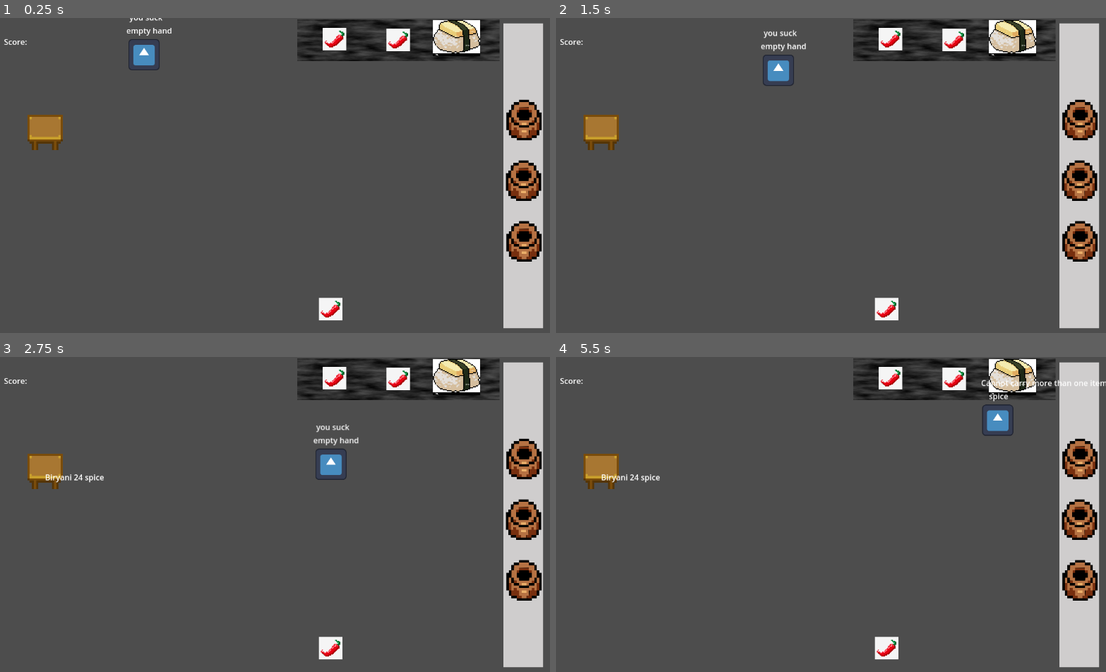
Above: before the commit, frames 1-4 (two rows, left to right).
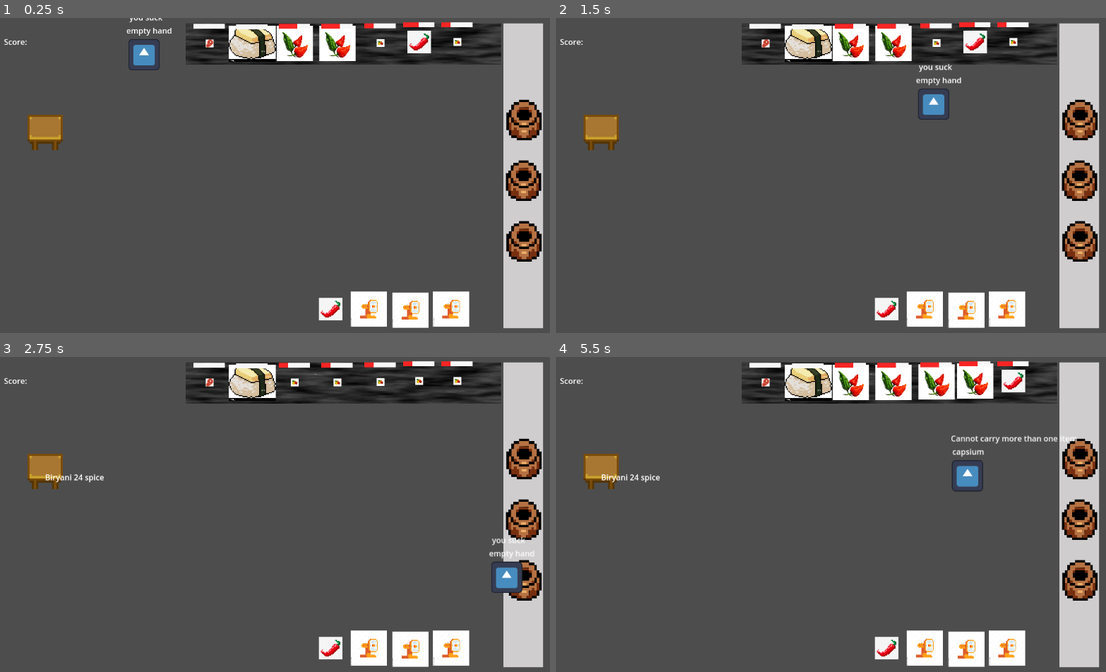
Above: after the commit, the same moments.

Repository: NirobNabil/iut_gamejam24
Game: Godot game, scene res://world.tscn
Two runs of this game, one before a commit and one after it. Both use one fixed random seed, a clock stepped at 60 frames per second and the inputs below. The engine's default icon, where the game draws it, is replaced by a stand-in: a white triangle on a blue panel in a dark square.
Inputs (mouse positions are in pixels of both pictures, inside the frame that each line leads up to):
- Up to frame 1 (0.25 s): no input
- Up to frame 2 (1.5 s): tap Enter at 0.5 s; move the mouse to (1062, 121) at 0.52 s; click (1062, 121) at 0.67 s; move the mouse to (1062, 181) at 1.27 s; click (1062, 181) at 1.42 s
- Up to frame 3 (2.75 s): move the mouse to (506, 580) at 2.02 s; click (506, 580) at 2.17 s
- Up to frame 4 (5.5 s): move the mouse to (891, 394) at 2.77 s; click (891, 394) at 2.92 s; move the mouse to (952, 394) at 3.52 s; click (952, 394) at 3.67 s; move the mouse to (1012, 391) at 4.27 s; click (1012, 391) at 4.42 s; move the mouse to (886, 634) at 5.02 s; click (886, 634) at 5.17 s

The runs differ from the first frame. In frame 1, 8.3% of the frame differs, in the area x 33-92%, y 0-99%; in frame 2, 9.0%; in frame 3, 8.7%; in frame 4, 9.8%, in the area x 33-100%, y 0-99%.

Commit message:
add fan

Diff:
--- a/ingredients/bombay_morich.tres
+++ b/ingredients/bombay_morich.tres
@@ -1,10 +1,10 @@
 [gd_resource type="Resource" script_class="ing_res" load_steps=3 format=3 uid="uid://cwo1lx1707wmc"]
 
 [ext_resource type="Script" path="res://scripts/ing_res.gd" id="1_wcavn"]
-[ext_resource type="Texture2D" uid="uid://coxfmtegxn82n" path="res://textures/spice.jpg" id="2_k23gv"]
+[ext_resource type="Texture2D" uid="uid://s27cwlu237du" path="res://textures/bombay_morich.jpeg" id="2_yhkqr"]
 
 [resource]
 script = ExtResource("1_wcavn")
-texture = ExtResource("2_k23gv")
-ing_name = "spice"
+texture = ExtResource("2_yhkqr")
+ing_name = "বম্বে মরিচ "
 spice_level = 60
--- a/ingredients/capsicum.tres
+++ b/ingredients/capsicum.tres
@@ -1,10 +1,10 @@
 [gd_resource type="Resource" script_class="ing_res" load_steps=3 format=3 uid="uid://d3kyoeq30qumd"]
 
 [ext_resource type="Script" path="res://scripts/ing_res.gd" id="1_qlp8h"]
-[ext_resource type="Texture2D" uid="uid://coxfmtegxn82n" path="res://textures/spice.jpg" id="2_pjwsi"]
+[ext_resource type="Texture2D" uid="uid://bb01nerxp4mk" path="res://textures/capsicum.jpeg" id="2_5hlbt"]
 
 [resource]
 script = ExtResource("1_qlp8h")
-texture = ExtResource("2_pjwsi")
-ing_name = "spice"
+texture = ExtResource("2_5hlbt")
+ing_name = "capsium"
 spice_level = 30
--- /dev/null
+++ b/prefabs/fan.tscn
@@ -0,0 +1,25 @@
+[gd_scene load_steps=4 format=3 uid="uid://5whx3uiu5mx3"]
+
+[ext_resource type="Script" path="res://scripts/fan.gd" id="1_2e7nc"]
+[ext_resource type="Texture2D" uid="uid://cp2e24kyh8ouh" path="res://textures/fan.jpg" id="2_gt48s"]
+
+[sub_resource type="RectangleShape2D" id="RectangleShape2D_2voae"]
+size = Vector2(62, 123)
+
+[node name="Fan" type="Node2D"]
+script = ExtResource("1_2e7nc")
+
+[node name="sprite" type="Sprite2D" parent="."]
+scale = Vector2(0.0738281, 0.071875)
+texture = ExtResource("2_gt48s")
+
+[node name="Area2D" type="Area2D" parent="."]
+
+[node name="CollisionShape2D" type="CollisionShape2D" parent="Area2D"]
+position = Vector2(1, -30)
+shape = SubResource("RectangleShape2D_2voae")
+
+[node name="Timer" type="Timer" parent="."]
+
+[connection signal="area_entered" from="Area2D" to="." method="_on_area_2d_area_entered"]
+[connection signal="input_event" from="Area2D" to="." method="_on_area_2d_input_event"]
--- a/prefabs/food.tscn
+++ b/prefabs/food.tscn
@@ -20,11 +20,24 @@
 position = Vector2(0, 31.5)
 shape = SubResource("RectangleShape2D_2voae")
 
-[node name="TextureProgressBar" type="TextureProgressBar" parent="."]
-offset_left = -42.0
-offset_top = -65.0
-offset_right = 226.0
-offset_bottom = -25.0
+[node name="HotnessBar" type="TextureProgressBar" parent="."]
+offset_left = -43.0
+offset_top = -81.0
+offset_right = 225.0
+offset_bottom = -41.0
+scale = Vector2(0.319999, 1)
+value = 50.0
+texture_under = ExtResource("4_s5uq2")
+texture_over = ExtResource("4_s5uq2")
+texture_progress = ExtResource("4_s5uq2")
+tint_over = Color(1, 0, 0, 0)
+tint_progress = Color(1, 0.00999999, 0.00999999, 1)
+
+[node name="SpiceLevelBar" type="TextureProgressBar" parent="."]
+offset_left = -43.0
+offset_top = -56.0
+offset_right = 225.0
+offset_bottom = -16.0
 scale = Vector2(0.319999, 1)
 value = 50.0
 texture_under = ExtResource("4_s5uq2")
--- a/prefabs/ingredient.tscn
+++ b/prefabs/ingredient.tscn
@@ -1,8 +1,9 @@
-[gd_scene load_steps=5 format=3 uid="uid://caosggfdfbvk4"]
+[gd_scene load_steps=6 format=3 uid="uid://caosggfdfbvk4"]
 
 [ext_resource type="Script" path="res://scripts/ingredient.gd" id="1_j6p1v"]
 [ext_resource type="Texture2D" uid="uid://2al3ke2am25m" path="res://textures/meat.png" id="2_d1mqo"]
 [ext_resource type="Texture2D" uid="uid://coxfmtegxn82n" path="res://textures/spice.jpg" id="3_y7na8"]
+[ext_resource type="Texture2D" uid="uid://bsnmva1farg28" path="res://textures/white.jpeg" id="4_0a7la"]
 
 [sub_resource type="RectangleShape2D" id="RectangleShape2D_2voae"]
 size = Vector2(62, 123)
@@ -23,5 +24,16 @@
 
 [node name="customer_table" type="StaticBody2D" parent="."]
 
+[node name="SpiceLevelIndicator" type="TextureProgressBar" parent="."]
+offset_left = -33.0
+offset_top = -40.0
+offset_right = 235.0
+scale = Vector2(0.239102, 0.599468)
+texture_under = ExtResource("4_0a7la")
+texture_over = ExtResource("4_0a7la")
+texture_progress = ExtResource("4_0a7la")
+tint_over = Color(1, 1, 1, 0)
+tint_progress = Color(1, 0.15, 0.15, 1)
+
 [connection signal="area_entered" from="Area2D" to="." method="_on_area_2d_area_entered"]
 [connection signal="input_event" from="Area2D" to="." method="_on_area_2d_input_event"]
--- a/scripts/bin.gd
+++ b/scripts/bin.gd
@@ -1,4 +1,6 @@
 extends Node2D
+
+class_name Bin
 
 signal entered_area(bin_node)
 signal selected_bin(bin_node)
--- /dev/null
+++ b/scripts/fan.gd
@@ -0,0 +1,52 @@
+extends Node2D
+
+class_name Fan
+
+signal entered_area(fan_node)
+signal selected_fan(fan_node)
+
+@export var texture: Texture2D
+var contains: Node2D = null
+
+const cooldown_time = 20.0
+
+# Called when the node enters the scene tree for the first time.
+func _ready():
+	#get_node("sprite").texture = texture
+	pass # Replace with function body.
+
+
+# Called every frame. 'delta' is the elapsed time since the previous frame.
+func _process(delta):
+	if contains != null:
+		contains.set_hotness( max( 0, contains.hotness - calc_hotness_delta(delta) ) )
+	pass
+
+
+func calc_hotness_delta(time_delta):
+	return time_delta * ( 100 / cooldown_time )
+
+func put_food(item: Food):
+
+	if contains == null:
+		print(item.spice_level)
+		contains = item
+		contains.enable_everything()
+		contains.disable_area2d()
+		add_child(contains)
+		return "success"
+	return "cannot cool multiple items"
+
+func pickup_food():
+	var food:Food = contains
+	contains = null
+	remove_child(food)
+	return food
+
+
+func _on_area_2d_area_entered(area):
+	entered_area.emit(self)
+
+func _on_area_2d_input_event(viewport, event, shape_idx):
+	if event.is_pressed():
+		selected_fan.emit(self)
--- a/scripts/food.gd
+++ b/scripts/food.gd
@@ -1,7 +1,9 @@
 extends Node2D
 
-var spice_level: int = 0
-var hotness: int = 0
+class_name Food
+
+var spice_level: float = 0
+var hotness: float = 0
 
 var obj_name = "cooked_food"
 var obj_type = "food"
@@ -11,6 +13,26 @@
 	pass # Replace with function body.
 
 
+func set_spice_level(lvl: float):
+	spice_level = lvl
+	$SpiceLevelBar.value = lvl
+
+func set_hotness(lvl: float):
+	hotness = lvl
+	$HotnessBar.value = lvl
+
+func disable_area2d():
+	$Area2D.monitorable = false
+	$Area2D.monitoring = false
+
+func disable_visibility():
+	visible = false
+
+func enable_everything():
+	visible = true
+	$Area2D.monitorable = true
+	$Area2D.monitoring = true
+
 # Called every frame. 'delta' is the elapsed time since the previous frame.
 func _process(delta):
 	pass
--- a/scripts/ingredient.gd
+++ b/scripts/ingredient.gd
@@ -1,4 +1,6 @@
 extends Node2D
+
+class_name Ing
 
 signal entered_area(ing_node)
 signal selected_ing(ing_node)
@@ -19,7 +21,18 @@
 	ing_name = res.ing_name
 	obj_name = ing_name ## bad naming fix later
 	spice_level = res.spice_level
+	$SpiceLevelIndicator.value = spice_level
 	get_node("sprite").texture = res.texture
+
+
+func clone():
+	var clone = self.duplicate()
+	clone.ing_name = self.ing_name
+	clone.obj_name = self.obj_name
+	clone.texture = self.texture
+	clone.spice_level = self.spice_level
+
+	return clone
 
 # Called every frame. 'delta' is the elapsed time since the previous frame.
 func _process(delta):
--- a/scripts/ingredient_table.gd
+++ b/scripts/ingredient_table.gd
@@ -15,10 +15,26 @@
 # Called when the node enters the scene tree for the first time.
 func _ready():
 
-	for i in range(ing_markers.size()):
-		create_ing(ing_markers[i], ing_resources[rng.randi_range(0, ing_resources.size()-1)])
+	create_ing( ing_markers[0], ing_resources[0] )
+	create_ing( ing_markers[1], ing_resources[1] )
+
+	generate_ingredients()
 
 	pass # Replace with function body.
+
+func generate_ingredients():
+	for i in range(2, ing_markers.size()):
+		create_ing( ing_markers[i], ing_resources[ rng.randi_range(2, ing_resources.size()-1) ] )
+
+
+func regenerate_ingredients():
+	for node in get_children():
+		if node is Ing:
+			if node.ing_name == "rice" || node.ing_name == "meat":
+				continue
+			node.visible = false
+			node.queue_free()
+	generate_ingredients()
 
 func create_ing(marker: Marker2D, res: ing_res):
 	var ing_prefab = preload("res://prefabs/ingredient.tscn")
@@ -44,3 +60,8 @@
 # Called every frame. 'delta' is the elapsed time since the previous frame.
 func _process(delta):
 	pass
+
+
+func _on_ingredients_regenerate_timer_timeout():
+	print("Regenerate tiemout")
+	regenerate_ingredients()
--- a/scripts/manager.gd
+++ b/scripts/manager.gd
@@ -1,4 +1,5 @@
 extends Node2D
+
 
 var target: Node2D
 var target_reached: bool
@@ -18,18 +19,19 @@
 		target_reached = false
 
 func handle_target_reached():
-	print(target.obj_type)
-	if target.obj_type == "ing":
+	if target is Ing:
 		handle_ing_action(target)
-	elif target.obj_type == "pot":
+	elif target is Pot:
 		handle_pot_action(target)
-	elif target.obj_type == "bin":
+	elif target is Bin:
 		handle_bin_action(target)
-	elif target.obj_type == "table":
+	elif target is Table:
 		handle_table_action(target)
+	elif target is Fan:
+		handle_fan_action(target)
 
 
-func handle_pot_action(pot):
+func handle_pot_action(pot: Pot):
 	if $Player.carrying != null:
 		var status = pot.addIng($Player.carrying)
 		if status == "success":
@@ -44,24 +46,50 @@
 
 
 ## this func is a mess
-func handle_table_action(table):
+func handle_table_action(table: Table):
 	var obj = $Player.carrying
 	if obj != null and obj.obj_type != "food":
 		$Player.set_info("Only cooked food can be served")
 		return
 	var status: String = $Player.drop_obj()
-	print(status)
 	if status != "success":
 		$Player.set_info(status)
 		return
 	status = table.put_food(obj)
 
-func handle_ing_action(ing):
-	var status: String = $Player.carry_obj(ing)
+func handle_fan_action(fan: Fan):
+	print("came fan action")
+	var obj = $Player.carrying
+	if obj == null:
+		var food: Food = fan.pickup_food()
+		if food != null:
+			$Player.carry_obj(food)
+			return
+
+		$Player.set_info("Nothing to cool")
+		return
+	elif not obj is Food:
+		$Player.set_info("Only cooked food can be cooled")
+		return
+
+	var status: String = fan.put_food(obj)
+	print(status)
+	if status != "success":
+		$Player.set_info(status)
+		return
+	status = $Player.drop_obj()
+	if status != "success":
+		###TODO: undo put food
+		$Player.set_info(status)
+		return
+
+
+func handle_ing_action(ing: Ing):
+	var status: String = $Player.carry_obj(ing.clone())
 	if status != "success":
 		$Player.set_info(status)
 
-func handle_bin_action(bin):
+func handle_bin_action(bin: Bin):
 	var status = $Player.drop_obj()
 	if status != "success":
 		$Player.set_info( status )
@@ -91,6 +119,8 @@
 func _on_table_area_entered(table_node):
 	check_and_set_reached(table_node)
 
+func _on_fan_entered_area(fan_node):
+	check_and_set_reached(fan_node)
 
 
 
@@ -106,6 +136,9 @@
 func _on_table_selected(table_node):
 	set_target(table_node)
 
+func _on_fan_selected_fan(fan_node):
+	set_target(fan_node)
+
 
 
 func _on_table_score_obtained(score):
--- a/scripts/player_nav.gd
+++ b/scripts/player_nav.gd
@@ -1,7 +1,7 @@
 extends CharacterBody2D
 
 
-@export var movement_speed: float = 200
+@export var movement_speed: float = 600
 @export var navigation_agent: NavigationAgent2D
 
 var movement_target: Vector2
@@ -10,12 +10,11 @@
 	if event is InputEventMouseButton:
 		movement_target = event.position
 		navigation_agent.set_target_position(movement_target)
-		print("mouse event: ", movement_target)
 
 # Called when the node enters the scene tree for the first time.
 func _ready():
-	navigation_agent.set_path_desired_distance(4.0)
-	navigation_agent.set_target_desired_distance(4.0)
+	navigation_agent.set_path_desired_distance(15.0)
+	navigation_agent.set_target_desired_distance(15.0)
 	navigation_agent.velocity_computed.connect(Callable(_on_velocity_computed))
 
 	#call_deferred("actor_setup")
@@ -66,6 +65,7 @@
 func carry_obj(obj):
 	if carrying == null:
 		carrying = obj
+		print(carrying)
 		return "success"
 	else:
 		return "Cannot carry more than one item"
--- a/scripts/pot.gd
+++ b/scripts/pot.gd
@@ -1,4 +1,6 @@
 extends Node2D
+
+class_name Pot
 
 signal area_entered(pot_node)
 signal selected(pot_node)
@@ -9,12 +11,12 @@
 @export var cooking_texture: Texture2D
 @export var idle_texture: Texture2D
 
-const cooking_time: float = 5.0
+const cooking_time: float = 1.0
 
-var contains: Array[Node2D]
+var contains: Array[Ing]
 var isCooking: bool = false
 var isCooked: bool = false
-var cookedFood: Node2D = null
+var cookedFood: Food = null
 
 # Called when the node enters the scene tree for the first time.
 func _ready():
@@ -43,23 +45,18 @@
 	$Timer.start(cooking_time)
 	$sprite.texture = cooking_texture
 
-func check_ing_already_exists(ing_node):
-	for ing in contains:
-		if ing.ing_name == ing_node.ing_name:
-			return true
-	return false
 
 func set_food_ready():
 	if cookedFood != null:
 		return
-	var food = load("res://prefabs/food.tscn").instantiate()
-	food.visible = false
-	food.hotness = 100
+	var food: Food = load("res://prefabs/food.tscn").instantiate()
+	food.set_hotness(100)
+	food.disable_area2d()
 	for ing in contains:
-		food.spice_level += ing.spice_level
+		food.set_spice_level( food.spice_level + ing.spice_level )
 	cookedFood = food
 	print(cookedFood)
-	#add_child(cookedFood)  ### adding child will cause area entered singgnal to be fired
+	add_child(cookedFood)
 	$StatusLabel.text = "food ready"
 	#$sprite.texture = idle_texture
 
@@ -72,12 +69,20 @@
 func pickup_food():
 	var food = cookedFood
 	cookedFood = null
+	remove_child(food)
 	$StatusLabel.text = ""
 	stop_cooking()
 	return food
 
 
 #### handle ingredient adding
+
+
+func check_ing_already_exists(ing_node):
+	for ing in contains:
+		if ing.ing_name == ing_node.ing_name:
+			return true
+	return false
 
 func update_ingredient_effects():
 	print("Ingredients in pot: ", contains)
@@ -106,8 +111,8 @@
 
 func addIng(ing_node):
 	var status: String;
-	if ing_node.obj_type != "ing":
-		return "Cannot put food inside pot"
+	if not ing_node is Ing:
+		return "Can only put ingredients inside pot"
 	if check_if_base(ing_node):
 		status = addBase(ing_node)
 	else:
--- a/scripts/table.gd
+++ b/scripts/table.gd
@@ -1,4 +1,6 @@
 extends Node2D
+
+class_name Table
 
 signal area_entered(table_node)
 signal selected(table_node)
--- a/world.tscn
+++ b/world.tscn
@@ -7,8 +7,11 @@
 [ext_resource type="Resource" uid="uid://cjyo80ax6drxa" path="res://ingredients/meat.tres" id="3_hxumr"]
 [ext_resource type="Resource" uid="uid://cgkms73isshce" path="res://ingredients/spice.tres" id="4_j7ncp"]
 [ext_resource type="Resource" uid="uid://c0wfrh56s7y20" path="res://ingredients/rice.tres" id="5_nk6uk"]
+[ext_resource type="Resource" uid="uid://cwo1lx1707wmc" path="res://ingredients/bombay_morich.tres" id="7_gq7pb"]
+[ext_resource type="Resource" uid="uid://d3kyoeq30qumd" path="res://ingredients/capsicum.tres" id="8_71v2x"]
 [ext_resource type="PackedScene" uid="uid://bidorsyujnfjp" path="res://prefabs/bin.tscn" id="8_efiyb"]
 [ext_resource type="PackedScene" uid="uid://dc4tpqo3jmxc1" path="res://prefabs/table.tscn" id="9_gsfln"]
+[ext_resource type="PackedScene" uid="uid://5whx3uiu5mx3" path="res://prefabs/fan.tscn" id="12_mu1qa"]
 
 [sub_resource type="NavigationPolygon" id="NavigationPolygon_i37kf"]
 vertices = PackedVector2Array(1138, 632, 11, 632, 11, 11, 1139, 11)
@@ -17,7 +20,7 @@
 source_geometry_group_name = &"navigation_polygon_source_group"
 
 [sub_resource type="RectangleShape2D" id="RectangleShape2D_x3oct"]
-size = Vector2(103, 646)
+size = Vector2(657.5, 95)
 
 [sub_resource type="Gradient" id="Gradient_f2kyo"]
 offsets = PackedFloat32Array(0, 0.987013, 1)
@@ -64,27 +67,44 @@
 
 [node name="ingredient_table" type="StaticBody2D" parent="." node_paths=PackedStringArray("ing_markers")]
 script = ExtResource("2_i2qm7")
-ing_markers = [NodePath("ing1_pos"), NodePath("ing2_pos"), NodePath("ing3_pos")]
-ing_resources = Array[Resource("res://scripts/ing_res.gd")]([ExtResource("3_hxumr"), ExtResource("4_j7ncp"), ExtResource("5_nk6uk")])
+ing_markers = [NodePath("pos_markers/0"), NodePath("pos_markers/1"), NodePath("pos_markers/2"), NodePath("pos_markers/3"), NodePath("pos_markers/4"), NodePath("pos_markers/5"), NodePath("pos_markers/6")]
+ing_resources = Array[Resource("res://scripts/ing_res.gd")]([ExtResource("3_hxumr"), ExtResource("5_nk6uk"), ExtResource("4_j7ncp"), ExtResource("7_gq7pb"), ExtResource("8_71v2x")])
 
 [node name="CollisionShape2D" type="CollisionShape2D" parent="ingredient_table"]
-visible = false
-position = Vector2(1100, 325)
+position = Vector2(727.25, 52.5)
 shape = SubResource("RectangleShape2D_x3oct")
 
 [node name="Sprite2D" type="Sprite2D" parent="ingredient_table"]
-position = Vector2(842.75, 45.75)
-scale = Vector2(0.805664, 0.165039)
+position = Vector2(730, 53)
+scale = Vector2(1.25803, 0.165039)
 texture = SubResource("NoiseTexture2D_203bm")
 
-[node name="ing1_pos" type="Marker2D" parent="ingredient_table"]
-position = Vector2(712, 43)
+[node name="pos_markers" type="Node2D" parent="ingredient_table"]
 
-[node name="ing2_pos" type="Marker2D" parent="ingredient_table"]
-position = Vector2(842, 45)
+[node name="0" type="Marker2D" parent="ingredient_table/pos_markers"]
+position = Vector2(457, 52)
 
-[node name="ing3_pos" type="Marker2D" parent="ingredient_table"]
-position = Vector2(961, 41)
+[node name="1" type="Marker2D" parent="ingredient_table/pos_markers"]
+position = Vector2(544, 53)
+
+[node name="2" type="Marker2D" parent="ingredient_table/pos_markers"]
+position = Vector2(631, 52)
+
+[node name="3" type="Marker2D" parent="ingredient_table/pos_markers"]
+position = Vector2(718, 52)
+
+[node name="4" type="Marker2D" parent="ingredient_table/pos_markers"]
+position = Vector2(806, 51)
+
+[node name="5" type="Marker2D" parent="ingredient_table/pos_markers"]
+position = Vector2(885, 49)
+
+[node name="6" type="Marker2D" parent="ingredient_table/pos_markers"]
+position = Vector2(963, 49)
+
+[node name="IngredientsRegenerateTimer" type="Timer" parent="ingredient_table"]
+wait_time = 2.0
+autostart = true
 
 [node name="Player" parent="." instance=ExtResource("1_xlphq")]
 position = Vector2(323, 75)
@@ -110,6 +130,15 @@
 offset_right = 140.0
 offset_bottom = 60.0
 
+[node name="Fan" parent="." instance=ExtResource("12_mu1qa")]
+position = Vector2(782, 595)
+
+[node name="Fan2" parent="." instance=ExtResource("12_mu1qa")]
+position = Vector2(867, 597)
+
+[node name="Fan3" parent="." instance=ExtResource("12_mu1qa")]
+position = Vector2(950, 595)
+
 [connection signal="area_entered" from="cooking_table/pot1" to="." method="_on_pot_area_entered"]
 [connection signal="selected" from="cooking_table/pot1" to="." method="_on_pot_selected"]
 [connection signal="area_entered" from="cooking_table/pot2" to="." method="_on_pot_area_entered"]
@@ -118,8 +147,15 @@
 [connection signal="selected" from="cooking_table/pot3" to="." method="_on_pot_selected"]
 [connection signal="ing_area_entered" from="ingredient_table" to="." method="_on_ingredient_table_ing_area_entered"]
 [connection signal="ing_selected" from="ingredient_table" to="." method="_on_ingredient_table_ing_selected"]
+[connection signal="timeout" from="ingredient_table/IngredientsRegenerateTimer" to="ingredient_table" method="_on_ingredients_regenerate_timer_timeout"]
 [connection signal="entered_area" from="bin" to="." method="_on_bin_entered_area"]
 [connection signal="selected_bin" from="bin" to="." method="_on_bin_selected_bin"]
 [connection signal="area_entered" from="table" to="." method="_on_table_area_entered"]
 [connection signal="score_obtained" from="table" to="." method="_on_table_score_obtained"]
 [connection signal="selected" from="table" to="." method="_on_table_selected"]
+[connection signal="entered_area" from="Fan" to="." method="_on_fan_entered_area"]
+[connection signal="selected_fan" from="Fan" to="." method="_on_fan_selected_fan"]
+[connection signal="entered_area" from="Fan2" to="." method="_on_fan_entered_area"]
+[connection signal="selected_fan" from="Fan2" to="." method="_on_fan_selected_fan"]
+[connection signal="entered_area" from="Fan3" to="." method="_on_fan_entered_area"]
+[connection signal="selected_fan" from="Fan3" to="." method="_on_fan_selected_fan"]
Not shown: 1 places in prefabs/food.tscn that only renumber resources
Binary file added: textures/bombay_morich.jpeg
Not shown, added: textures/bombay_morich.jpeg.import
Binary file added: textures/capsicum.jpeg
Not shown, added: textures/capsicum.jpeg.import
Binary file added: textures/fan.jpg
Not shown, added: textures/fan.jpg.import
Not shown: 1 places in world.tscn that only renumber resources
